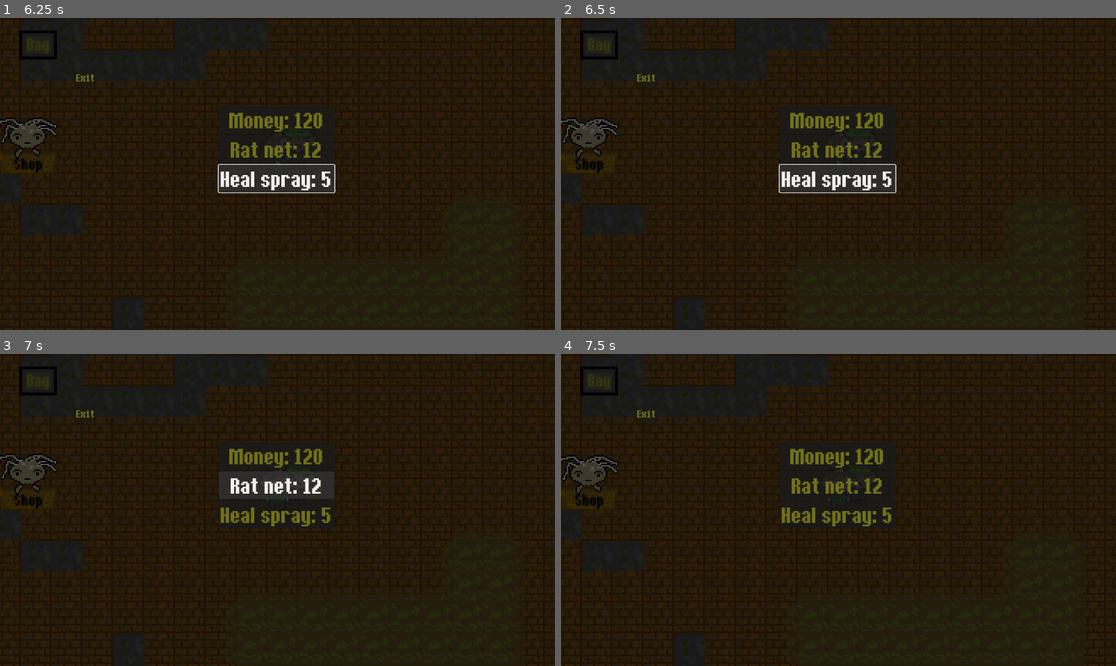
Above: before the commit, frames 1-4 (two rows, left to right).
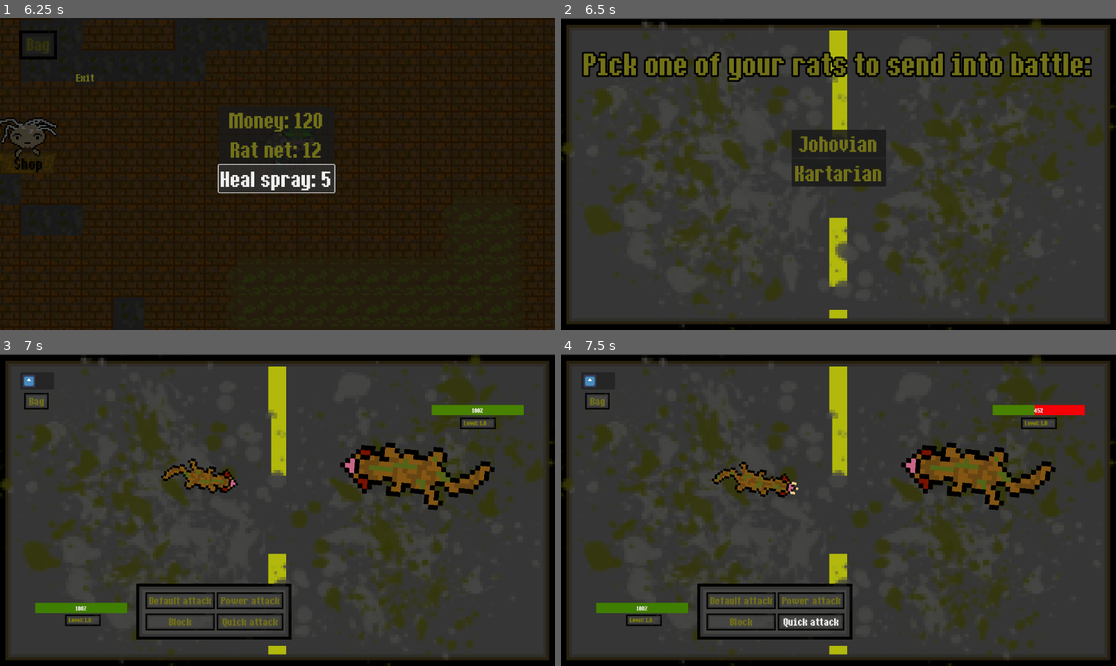
Above: after the commit, the same moments.

Repository: jjoseph-3/digi-game
Game: Godot game, scene res://Scenes/combat_ui.tscn
Two runs of this game, one before a commit and one after it. Both use one fixed random seed, a clock stepped at 60 frames per second and the inputs below. This scene is started directly instead of the project's main scene. The engine's default icon, where the game draws it, is replaced by a stand-in: a white triangle on a blue panel in a dark square.
Inputs (mouse positions are in pixels of both pictures, inside the frame that each line leads up to):
- Up to frame 1 (6.25 s): click "Default attack" at 0.5 s; click "Block" at 1.25 s; click "Power attack" at 2 s; click "Bag" at 2.75 s; click "Money: 120" at 3.5 s; click "Rat net: 12" at 4.25 s; click "Heal spray: 5" at 5 s; tap Enter at 5.75 s; hold Right (ui_right) from 5.78 s (still down)
- Up to frame 2 (6.5 s): keep holding Right (ui_right)
- Up to frame 3 (7 s): release Right (ui_right) at 6.5 s; click (277, 478) at 6.5 s, where only the run after the commit has a clickable "Johovian"
- Up to frame 4 (7.5 s): click (810, 622) at 7.25 s, where only the run after the commit has a clickable "Quick attack"

Frame 1 is identical in both runs. In frame 2, 92% of the frame differs, in the area x 0-100%, y 0-100%; in frame 3, 93%; in frame 4, 94%.
Error before the commit: Parse Error: Value of type "PackedScene" cannot be assigned to a variable of type "AnimatedSprite2D". (res://Scripts/boss.gd:61)

Commit message:
boss thing broke still

Diff:
--- a/main-game/Scenes/Wild_rat.tscn
+++ b/main-game/Scenes/Wild_rat.tscn
@@ -3,6 +3,7 @@
 [ext_resource type="Script" uid="uid://pfwq2rry8le0" path="res://Scripts/wild_rat.gd" id="1_wi47e"]
 [ext_resource type="PackedScene" uid="uid://bxfa6qt5n5dr" path="res://Scenes/Johovian_rat.tscn" id="2_o354a"]
 [ext_resource type="PackedScene" uid="uid://cpc2jnhpnofqn" path="res://Scenes/Kartarian_rat.tscn" id="3_eii04"]
+[ext_resource type="PackedScene" uid="uid://rsbcw678vxe3" path="res://Scenes/boss_rat.tscn" id="4_g5bh1"]
 
 [sub_resource type="RectangleShape2D" id="RectangleShape2D_bvg84"]
 size = Vector2(20, 8)
@@ -14,6 +15,7 @@
 script = ExtResource("1_wi47e")
 johovian_sprite_scene = ExtResource("2_o354a")
 kartarian_sprite_scene = ExtResource("3_eii04")
+boss_scene = ExtResource("4_g5bh1")
 
 [node name="CollisionShape2D" type="CollisionShape2D" parent="." unique_id=346119089]
 shape = SubResource("RectangleShape2D_bvg84")
--- a/main-game/Scenes/boss_rat.tscn
+++ b/main-game/Scenes/boss_rat.tscn
@@ -51,8 +51,9 @@
 }]
 
 [node name="AnimatedSprite2D" type="AnimatedSprite2D" unique_id=1430940436]
-rotation = 1.5227308
+rotation = 1.7188278
 scale = Vector2(1.08, 1)
 sprite_frames = SubResource("SpriteFrames_i3v3j")
 autoplay = "default"
+frame_progress = 0.6646083
 script = ExtResource("5_wuwme")
--- a/main-game/Scripts/boss.gd
+++ b/main-game/Scripts/boss.gd
@@ -58,7 +58,7 @@
 
 	Global.base_yield = base_stats[STATS_BASE_YEILD]
 
-	Global.enemy_sprite = boss_scene
+	Global.enemy_type = FIRST_KEY
 
 
 func _process(delta: float) -> void:
@@ -68,5 +68,6 @@
 func boss_challenged(body: Node2D) -> void:
 	if body is Player:
 		Global.boss_active = true
+		print("boss active")
 		get_tree().call_deferred("change_scene_to_file", "res://Scenes/rat_screen.tscn")
 		queue_free()
--- a/main-game/Scripts/combat_ui.gd
+++ b/main-game/Scripts/combat_ui.gd
@@ -63,7 +63,7 @@
 
 @onready var player_sprite: AnimatedSprite2D
 @onready var enemy: CharacterBody2D
-@onready var boss: AnimatedSprite2D
+@onready var boss: CharacterBody2D
 
 
 func _ready() -> void:
@@ -103,7 +103,7 @@
 		# Sets the name of the new rat (if caught)
 
 	elif Global.boss_active == true:
-		boss = boss_scene.instantiate()
+		boss = enemy_scene.instantiate()
 		boss.scale = Vector2(BOSS_SCALE, BOSS_SCALE)
 		boss.global_position = enemy_spawn.global_position
 		add_child(boss)
@@ -383,6 +383,7 @@
 func player_dead() -> void:
 	print("your rat is done")
 	await get_tree().create_timer(TURN_DELAY).timeout
+	Player_auto.reset_position()
 	get_tree().call_deferred("change_scene_to_file", "res://Scenes/game_over.tscn")
 
 
--- a/main-game/Scripts/global.gd
+++ b/main-game/Scripts/global.gd
@@ -79,6 +79,9 @@
 
 
 func _process(delta: float) -> void:
+	if boss_active == false:
+		print("boss not active")
+
 	if not player == null:
 		if player.lead_rat != lead_rat:
 			player.lead_changed()
--- a/main-game/Scripts/level.gd
+++ b/main-game/Scripts/level.gd
@@ -6,6 +6,7 @@
 const ANIMATION_UP: String = "run_up"
 const ANIMATION_DOWN: String = "run_down"
 const ANIMATION_IDLE: String = "idle"
+const OUT_OF_BOUNDS: Vector2 = Vector2(1000, 1000)
 
 @export var wild_rat_spawn: PathFollow2D
 @export var wild_rat_scene: PackedScene
@@ -20,6 +21,11 @@
 	Global.relative_positon = relative_positon
 	Player_auto.remote_distance_matcher.remote_path = \
 	Player_auto.remote_distance_matcher.get_path_to(relative_positon)
+
+	var wild_rat = wild_rat_scene.instantiate()
+	wild_rat.global_position = OUT_OF_BOUNDS
+	add_child(wild_rat)
+
 
 func _process(delta: float) -> void:
 
@@ -44,6 +50,8 @@
 
 func tall_grass_entered(body: Node2D) -> void:
 	if body is Player:
+		for rat in get_tree().get_nodes_in_group("wild_rat"):
+			rat.despawn_triggered()
 		if randf() < SPAWN_CHANCE: # Codes for an 80% encounter chance
 			var wild_rat = wild_rat_scene.instantiate()
 			wild_rat_spawn.progress_ratio = randf()
--- a/main-game/Scripts/player.gd
+++ b/main-game/Scripts/player.gd
@@ -187,7 +187,11 @@
 	var level = get_tree().get_first_node_in_group("Level")
 	level.add_child(new_scene)
 
+
 func shop_opened() -> void:
 	var new_scene = load("res://Scenes/shop.tscn").instantiate()
 	var level = get_tree().get_first_node_in_group("Level")
 	level.add_child(new_scene)
+
+func reset_position() -> void:
+	global_position = Global.saved_position
--- a/main-game/Scripts/wild_rat.gd
+++ b/main-game/Scripts/wild_rat.gd
@@ -15,6 +15,8 @@
 const STATS_BASE_YEILD: String = "base_yeild"
 const JOHOVIAN_NAME: String = "Johovian"
 const KARTARIAN_NAME: String = "Kartarian"
+const BOSS_NAME: String = "The one"
+const OUT_OF_BOUNDS: Vector2 = Vector2(1000, 1000)
 
 var species = {
 		"Johovian" :
@@ -31,43 +33,45 @@
 
 @export var johovian_sprite_scene: PackedScene
 @export var kartarian_sprite_scene: PackedScene
+@export var boss_scene: PackedScene
 
 
 func _ready() -> void:
 	if not get_parent().name == "Combat":
-		var keys = species.keys()
-		var random_key = keys[randi_range(0, keys.size() - 1)]
-		Global.enemy_type = random_key
-		var base_stats = Global.RAT_STATS[random_key]
-		var rat_data = species[random_key]
+		if global_position != OUT_OF_BOUNDS:
+			var keys = species.keys()
+			var random_key = keys[randi_range(0, keys.size() - 1)]
+			Global.enemy_type = random_key
+			var base_stats = Global.RAT_STATS[random_key]
+			var rat_data = species[random_key]
 
-		# Sets level based on player level
-		rat_data[SPECIES_LEVEL] = randi_range(max(1, Global.rat_level - MIN_LEVEL)
-		, Global.rat_level)
+			# Sets level based on player level
+			rat_data[SPECIES_LEVEL] = randi_range(max(1, Global.rat_level - MIN_LEVEL)
+			, Global.rat_level)
 
-		# Calculations of stats
-		Global.wild_rat_level = rat_data[SPECIES_LEVEL]
-		var rat_level = rat_data[SPECIES_LEVEL]
+			# Calculations of stats
+			Global.wild_rat_level = rat_data[SPECIES_LEVEL]
+			var rat_level = rat_data[SPECIES_LEVEL]
 
-		Global.wild_rat_hp = float(floor(LEVEL_SCALING * (base_stats[STATS_BASE_HP])
-		* rat_level)) + rat_level + BASE_HP
-		Global.wild_rat_max_hp = Global.wild_rat_hp
+			Global.wild_rat_hp = float(floor(LEVEL_SCALING * (base_stats[STATS_BASE_HP])
+			* rat_level)) + rat_level + BASE_HP
+			Global.wild_rat_max_hp = Global.wild_rat_hp
 
-		Global.wild_rat_attack = float(floor(LEVEL_SCALING * base_stats[STATS_BASE_ATTACK]
-		* rat_level)) + BASE_STAT
+			Global.wild_rat_attack = float(floor(LEVEL_SCALING * base_stats[STATS_BASE_ATTACK]
+			* rat_level)) + BASE_STAT
 
-		Global.wild_rat_defence = float(floor(LEVEL_SCALING * base_stats[STATS_BASE_DEFENCE]
-		* rat_level)) + BASE_STAT
+			Global.wild_rat_defence = float(floor(LEVEL_SCALING * base_stats[STATS_BASE_DEFENCE]
+			* rat_level)) + BASE_STAT
 
-		Global.wild_rat_speed = float(floor(LEVEL_SCALING * base_stats[STATS_BASE_SPEED]
-		* rat_level)) + BASE_STAT
+			Global.wild_rat_speed = float(floor(LEVEL_SCALING * base_stats[STATS_BASE_SPEED]
+			* rat_level)) + BASE_STAT
 
-		Global.wild_rat_catch_rate = base_stats[STATS_CATCH_RATE]
-		print("catch chance: ", Global.wild_rat_catch_rate)
+			Global.wild_rat_catch_rate = base_stats[STATS_CATCH_RATE]
+			print("catch chance: ", Global.wild_rat_catch_rate)
 
-		Global.base_yield = base_stats[STATS_BASE_YEILD]
+			Global.base_yield = base_stats[STATS_BASE_YEILD]
 
-		rat_data[SPECIES_CURRENT_HP] = Global.wild_rat_hp
+			rat_data[SPECIES_CURRENT_HP] = Global.wild_rat_hp
 
 	# Adds sprites depending on what 'species' is being spawned
 	if Global.enemy_type == JOHOVIAN_NAME:
@@ -77,6 +81,9 @@
 	if Global.enemy_type == KARTARIAN_NAME:
 		Global.enemy_sprite = kartarian_sprite_scene.instantiate()
 		add_child(Global.enemy_sprite)
+
+	if Global.enemy_type == BOSS_NAME:
+		Global.enemy_sprite = boss_scene.instantiate()
 
 
 func _process(delta: float) -> void:
